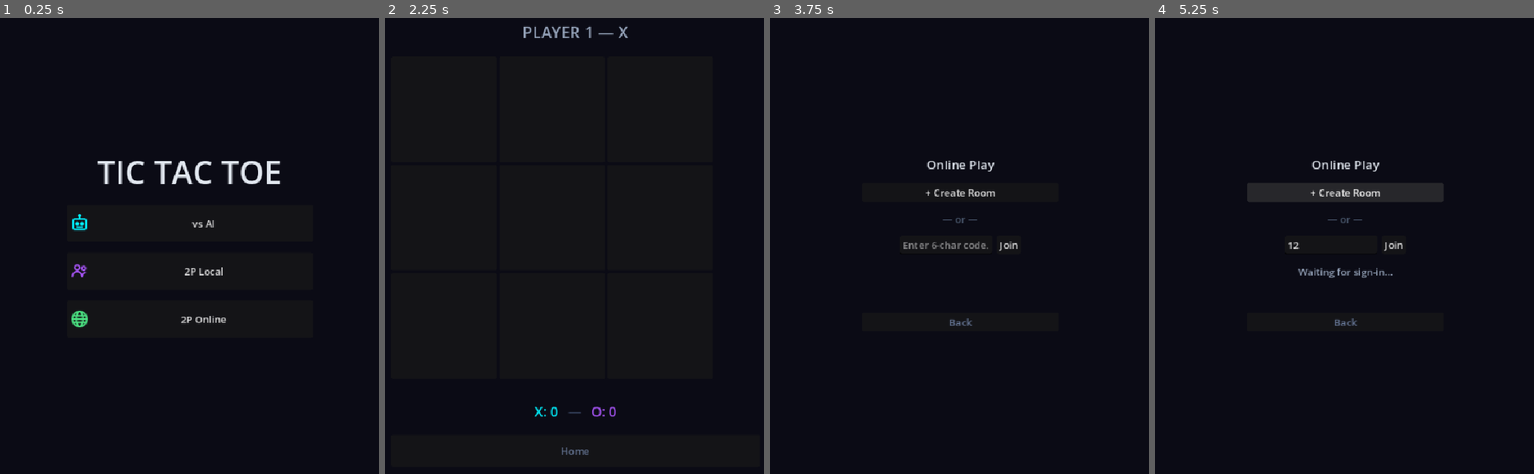
Above: before the commit, frames 1-4 (left to right).
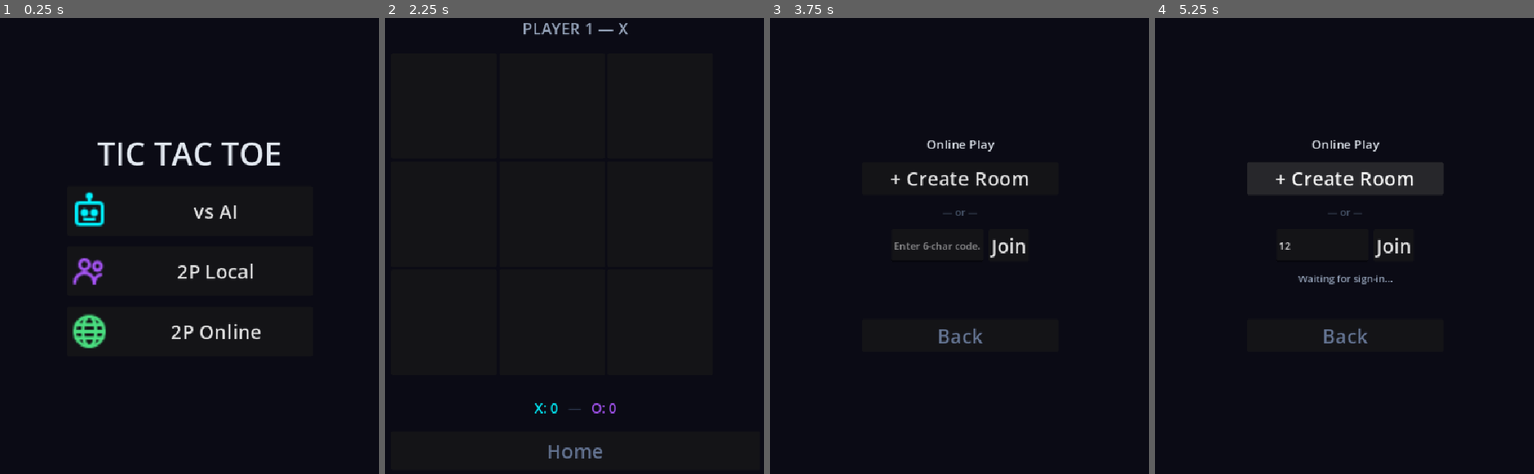
Above: after the commit, the same moments.

Repository: weilies/nexus-arcade
Game: Godot game, scene res://scenes/MainMenu.tscn
Same seed, same stepped clock (60 frames per second), same inputs: the game is played once before the commit and once after it.
Inputs (mouse positions are in pixels of both pictures, inside the frame that each line leads up to):
- Up to frame 1 (0.25 s): no input
- Up to frame 2 (2.25 s): click "vs AI" at 0.5 s; click "Back" at 1.25 s; click "2P Local" at 2 s
- Up to frame 3 (3.75 s): click "Home" at 2.75 s; click "2P Online" at 3.5 s
- Up to frame 4 (5.25 s): click (1329, 246) at 4.27 s; type "12" at 4.35 s; click "+ Create Room" at 5 s

The runs differ from the first frame. In frame 1, 3.9% of the frame differs, in the area x 18-74%, y 27-73%; in frame 2, 0.8%; in frame 3, 1.7%; in frame 4, 4.2%, in the area x 24-77%, y 26-72%.

Commit message:
@ feat: double button font size and SVG icon size in tic-tac-toe
Font size 16→32 across all scenes, icon max width 32→64 on MainMenu,
button heights bumped to accommodate. Web export rebuilt.

Co-Authored-By: Claude Opus 4.7 <noreply@anthropic.com>
@

Diff:
--- a/games/tic-tac-toe/scenes/AIDifficultySelect.tscn
+++ b/games/tic-tac-toe/scenes/AIDifficultySelect.tscn
@@ -39,16 +39,19 @@
 
 [node name="BtnEasy" type="Button" parent="VBoxContainer"]
 layout_mode = 2
-custom_minimum_size = Vector2(360, 60)
+custom_minimum_size = Vector2(360, 80)
 text = "Easy"
+theme_override_font_sizes/font_size = 32
 
 [node name="BtnHard" type="Button" parent="VBoxContainer"]
 layout_mode = 2
-custom_minimum_size = Vector2(360, 60)
+custom_minimum_size = Vector2(360, 80)
 text = "Hard — Unbeatable"
+theme_override_font_sizes/font_size = 32
 
 [node name="BtnBack" type="Button" parent="VBoxContainer"]
 layout_mode = 2
-custom_minimum_size = Vector2(360, 56)
+custom_minimum_size = Vector2(360, 80)
 text = "Back"
+theme_override_font_sizes/font_size = 32
 theme_override_colors/font_color = Color(0.392, 0.455, 0.573, 1)
--- a/games/tic-tac-toe/scenes/GameBoard.tscn
+++ b/games/tic-tac-toe/scenes/GameBoard.tscn
@@ -177,8 +177,9 @@
 
 [node name="BtnHome" type="Button" parent="VBoxContainer"]
 layout_mode = 2
-custom_minimum_size = Vector2(200, 52)
+custom_minimum_size = Vector2(200, 64)
 text = "Home"
+theme_override_font_sizes/font_size = 32
 theme_override_colors/font_color = Color(0.392, 0.455, 0.573, 1)
 
 [node name="Bridge" type="Node" parent="."]
--- a/games/tic-tac-toe/scenes/GameOver.tscn
+++ b/games/tic-tac-toe/scenes/GameOver.tscn
@@ -50,11 +50,13 @@
 
 [node name="BtnPlayAgain" type="Button" parent="VBoxContainer/BtnRow"]
 layout_mode = 2
-custom_minimum_size = Vector2(180, 56)
+custom_minimum_size = Vector2(180, 64)
 text = "Play Again"
+theme_override_font_sizes/font_size = 32
 
 [node name="BtnMenu" type="Button" parent="VBoxContainer/BtnRow"]
 layout_mode = 2
-custom_minimum_size = Vector2(180, 56)
+custom_minimum_size = Vector2(180, 64)
 text = "Menu"
+theme_override_font_sizes/font_size = 32
 theme_override_colors/font_color = Color(0.392, 0.455, 0.573, 1)
--- a/games/tic-tac-toe/scenes/MainMenu.tscn
+++ b/games/tic-tac-toe/scenes/MainMenu.tscn
@@ -42,24 +42,27 @@
 
 [node name="BtnVsAI" type="Button" parent="VBoxContainer"]
 layout_mode = 2
-custom_minimum_size = Vector2(360, 60)
+custom_minimum_size = Vector2(360, 80)
 text = "  vs AI"
 icon = ExtResource("2_robot")
 expand_icon = true
-theme_override_constants/icon_max_width = 32
+theme_override_font_sizes/font_size = 32
+theme_override_constants/icon_max_width = 64
 
 [node name="BtnLocal" type="Button" parent="VBoxContainer"]
 layout_mode = 2
-custom_minimum_size = Vector2(360, 60)
+custom_minimum_size = Vector2(360, 80)
 text = "  2P Local"
 icon = ExtResource("3_users")
 expand_icon = true
-theme_override_constants/icon_max_width = 32
+theme_override_font_sizes/font_size = 32
+theme_override_constants/icon_max_width = 64
 
 [node name="BtnOnline" type="Button" parent="VBoxContainer"]
 layout_mode = 2
-custom_minimum_size = Vector2(360, 60)
+custom_minimum_size = Vector2(360, 80)
 text = "  2P Online"
 icon = ExtResource("4_globe")
 expand_icon = true
-theme_override_constants/icon_max_width = 32
+theme_override_font_sizes/font_size = 32
+theme_override_constants/icon_max_width = 64
--- a/games/tic-tac-toe/scenes/OnlineLobby.tscn
+++ b/games/tic-tac-toe/scenes/OnlineLobby.tscn
@@ -41,6 +41,7 @@
 layout_mode = 2
 custom_minimum_size = Vector2(240, 0)
 text = "+ Create Room"
+theme_override_font_sizes/font_size = 32
 
 [node name="LblOr" type="Label" parent="VBoxContainer"]
 layout_mode = 2
@@ -62,6 +63,7 @@
 [node name="BtnJoin" type="Button" parent="VBoxContainer/JoinRow"]
 layout_mode = 2
 text = "Join"
+theme_override_font_sizes/font_size = 32
 
 [node name="LblStatus" type="Label" parent="VBoxContainer"]
 layout_mode = 2
@@ -81,4 +83,5 @@
 layout_mode = 2
 custom_minimum_size = Vector2(240, 0)
 text = "Back"
+theme_override_font_sizes/font_size = 32
 theme_override_colors/font_color = Color(0.392, 0.455, 0.573, 1)
Not shown, changed: portal/public/games/tic-tac-toe/index.html
Not shown, changed: portal/public/games/tic-tac-toe/index.pck
